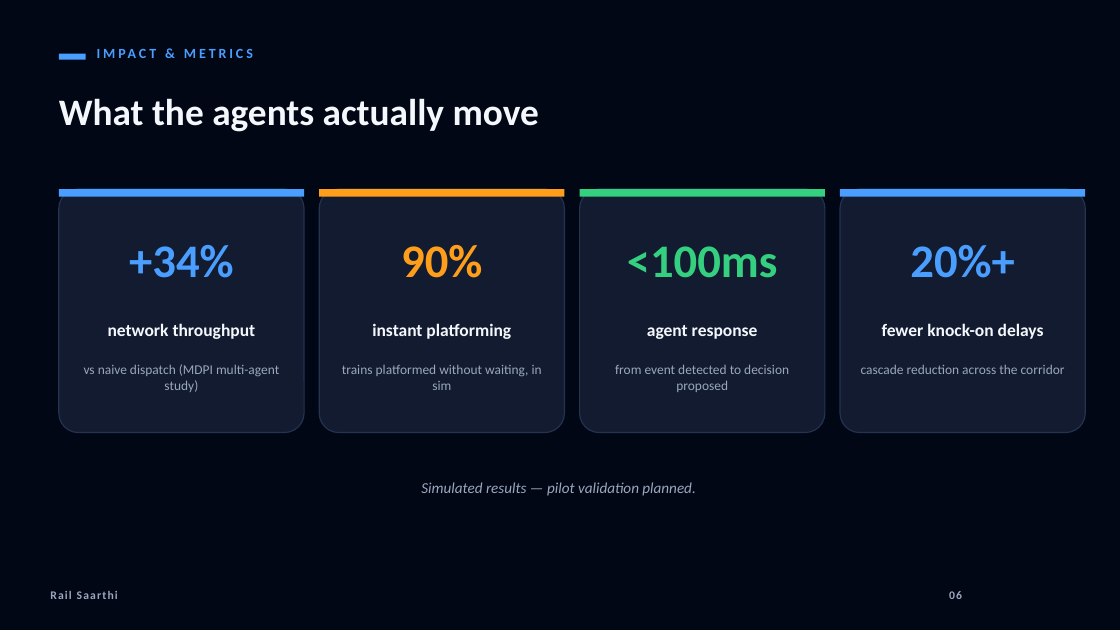
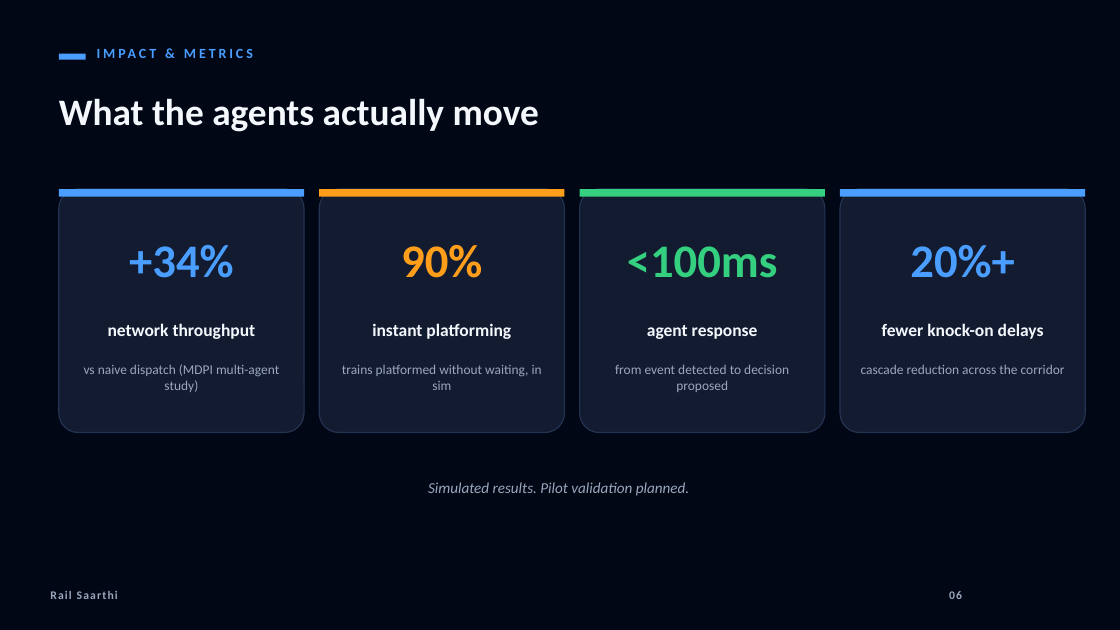
Before and after one commit to chiruu12/railmind, a slide deck: slide 7 of docs/Rail_Saarthi_Pitch.pptx. Drawn at 1120x630 pixels with LibreOffice and Linux fonts; fonts in the diff are those of the drawing. Boxes give left, top, right and bottom in pixels: in the first picture for what was removed or moved away, otherwise in the second. Text is boxed around its words. In the diff, an @@ line names an element or a change of style, - is before the commit and + after.

```diff
--- a/docs/Rail_Saarthi_Pitch.pptx
+++ b/docs/Rail_Saarthi_Pitch.pptx
@@ text at (428,482,689,496): text changed @@
-Simulated results — pilot validation planned.
+Simulated results. Pilot validation planned.
```
Also in this commit, not shown: 5 other slides changed, 1 other file.
